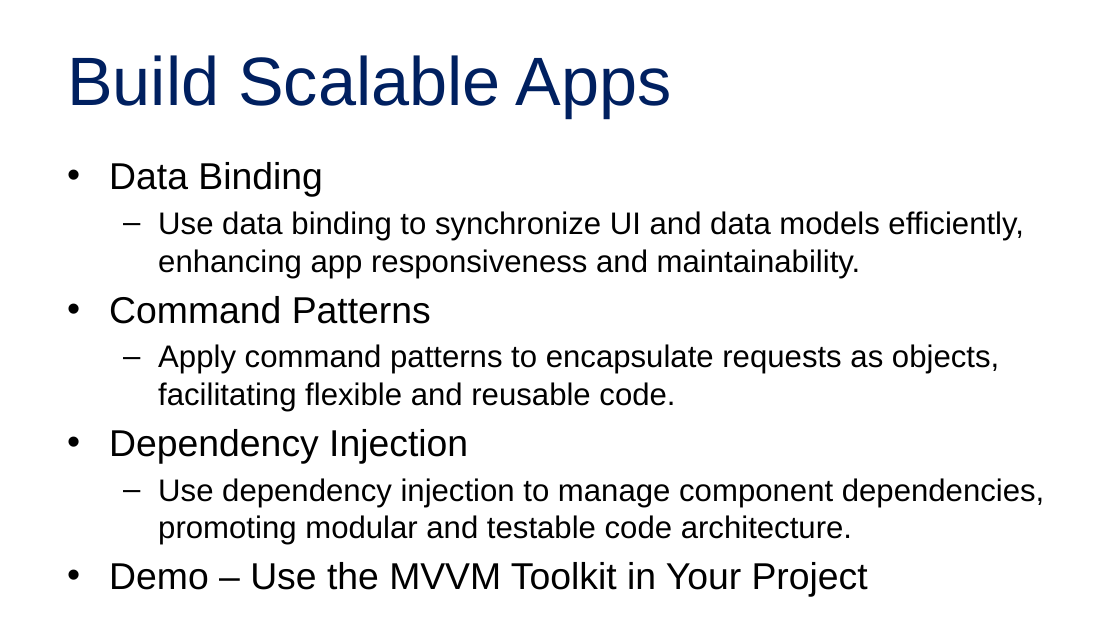
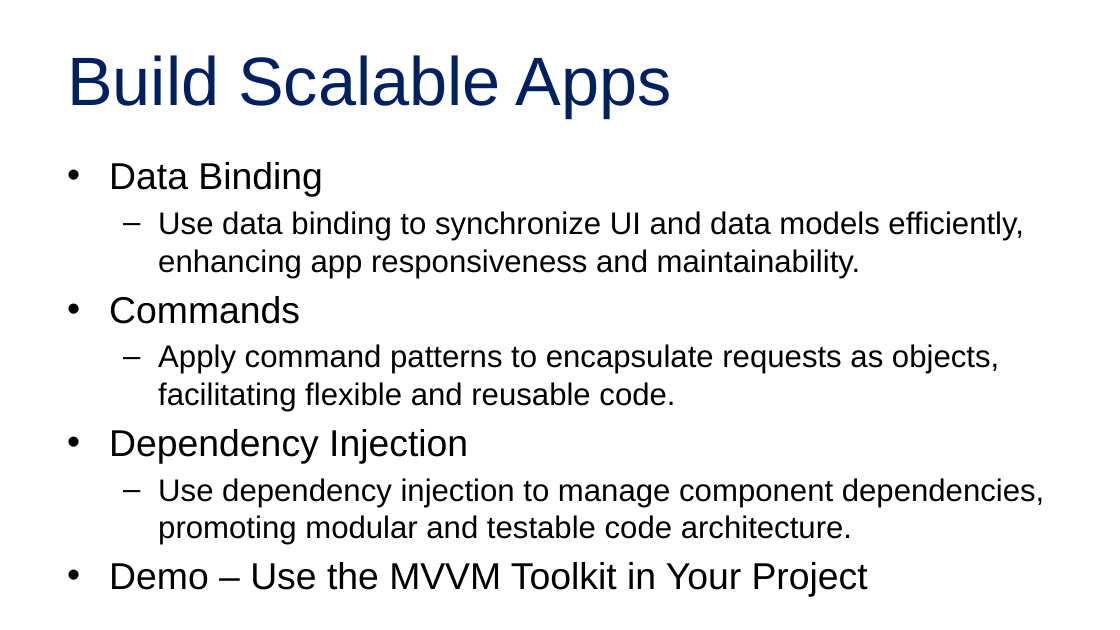
Before and after one commit to alvinashcraft/speaking, a slide deck: slide 15 of 2025/1116_VSLiveOrlando/Maui Toolkit/Create Multi-Platform Apps with .NET.pptx (slide 21 before the commit). Drawn at 1120x630 pixels with LibreOffice and Linux fonts; fonts in the diff are those of the drawing; background and template pictures are left out. Boxes give left, top, right and bottom in pixels: in the first picture for what was removed or moved away, otherwise in the second. Text is boxed around its words. In the diff, an @@ line names an element or a change of style, - is before the commit and + after.

```diff
--- a/2025/1116_VSLiveOrlando/Maui Toolkit/Create Multi-Platform Apps with .NET.pptx
+++ b/2025/1116_VSLiveOrlando/Maui Toolkit/Create Multi-Platform Apps with .NET.pptx
@@ text at [109,296,300,324]: text changed @@
-• Command Patterns
+• Commands
```
Also in this commit, not shown: 9 other slides changed, 12 slides removed.
